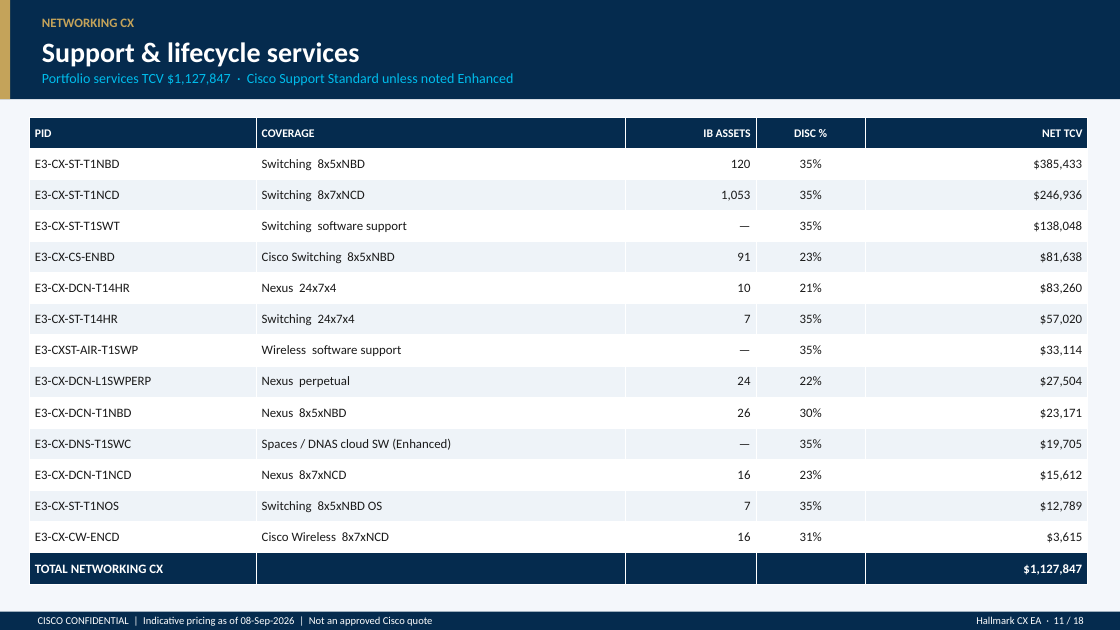
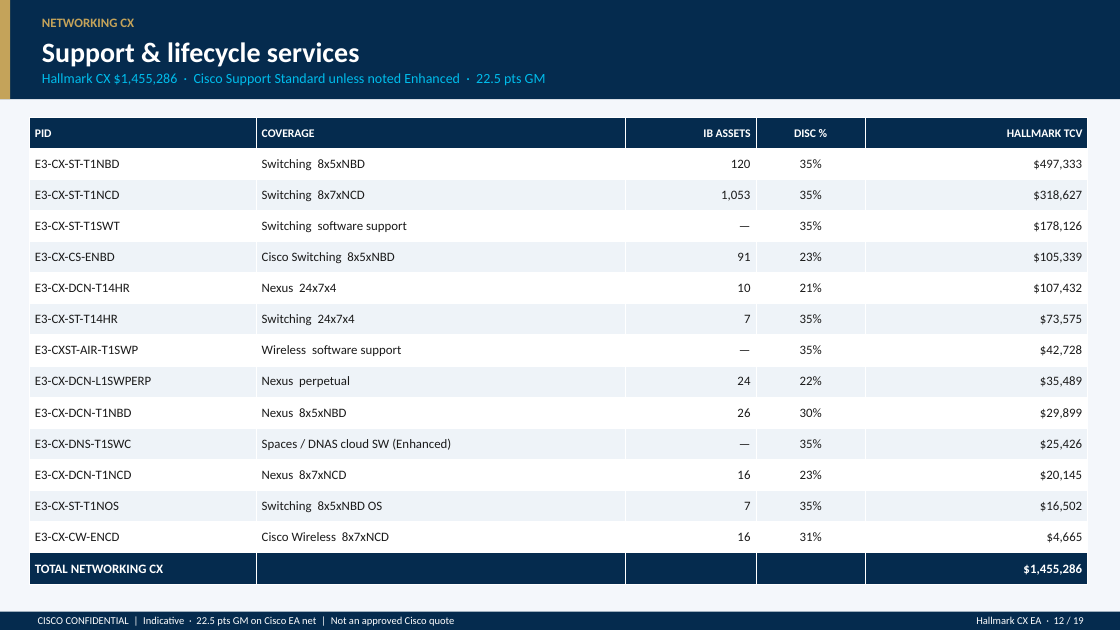
Before and after one commit to chchilds/cxvx, a slide deck: slide 12 of Hallmark_Cards_Cisco_Enterprise_Agreement.pptx (slide 11 before the commit). Drawn at 1120x630 pixels with LibreOffice and Linux fonts; fonts in the diff are those of the drawing. Boxes give left, top, right and bottom in pixels: in the first picture for what was removed or moved away, otherwise in the second. Text is boxed around its words. In the diff, an @@ line names an element or a change of style, - is before the commit and + after.

```diff
--- a/Hallmark_Cards_Cisco_Enterprise_Agreement.pptx
+++ b/Hallmark_Cards_Cisco_Enterprise_Agreement.pptx
@@ text at (42,73,546,85): text changed @@
-Portfolio services TCV $1,127,847 · Cisco Support Standard unless noted Enhanced
+Hallmark CX $1,455,286 · Cisco Support Standard unless noted Enhanced · 22.5 pts GM
@@ table at (29,118,1088,584) @@
-row 1, column 5: NET TCV
+row 1, column 5: HALLMARK TCV
-row 2, column 5: $385,433
+row 2, column 5: $497,333
-row 3, column 5: $246,936
+row 3, column 5: $318,627
-row 4, column 5: $138,048
+row 4, column 5: $178,126
-row 5, column 5: $81,638
+row 5, column 5: $105,339
-row 6, column 5: $83,260
+row 6, column 5: $107,432
-row 7, column 5: $57,020
+row 7, column 5: $73,575
-row 8, column 5: $33,114
+row 8, column 5: $42,728
-row 9, column 5: $27,504
+row 9, column 5: $35,489
-row 10, column 5: $23,171
+row 10, column 5: $29,899
-row 11, column 5: $19,705
+row 11, column 5: $25,426
-row 12, column 5: $15,612
+row 12, column 5: $20,145
-row 13, column 5: $12,789
+row 13, column 5: $16,502
-row 14, column 5: $3,615
+row 14, column 5: $4,665
-row 15, column 5: $1,127,847
+row 15, column 5: $1,455,286
@@ text at (38,616,454,626): text changed @@
-CISCO CONFIDENTIAL | Indicative pricing as of 08-Sep-2026 | Not an approved Cisco quote
+CISCO CONFIDENTIAL | Indicative · 22.5 pts GM on Cisco EA net | Not an approved Cisco quote
@@ text at (976,616,1084,624): text changed @@
-Hallmark CX EA · 11 / 18
+Hallmark CX EA · 12 / 19
```
Also in this commit, not shown: 17 other slides changed, 1 slide added, 1 other file.
